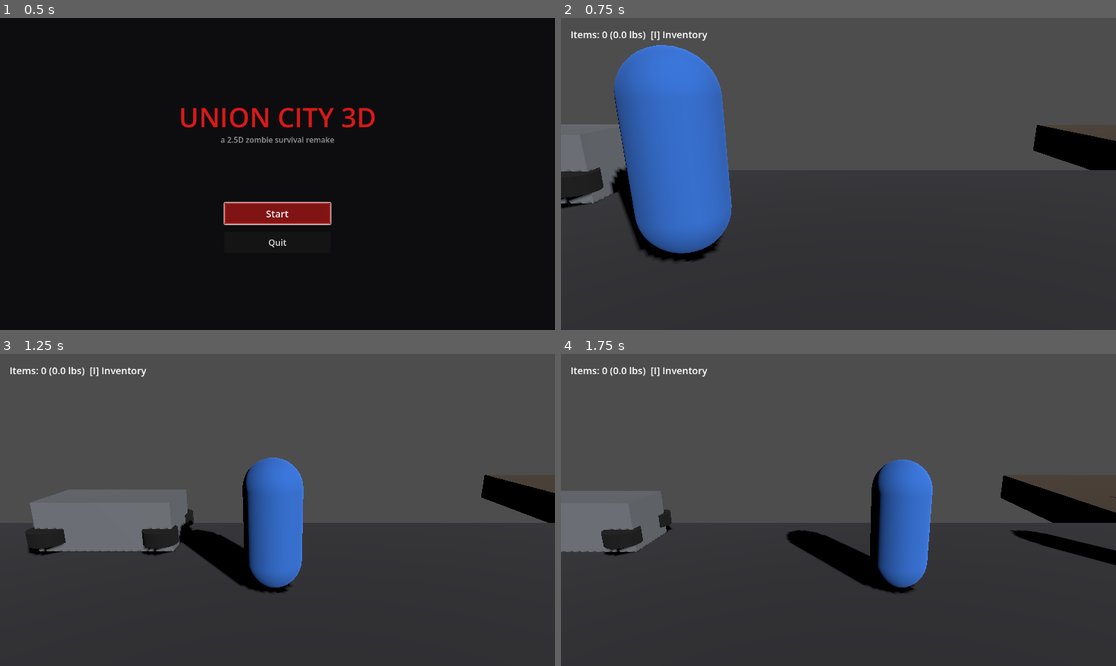
Above: before the commit, frames 1-4 (two rows, left to right).
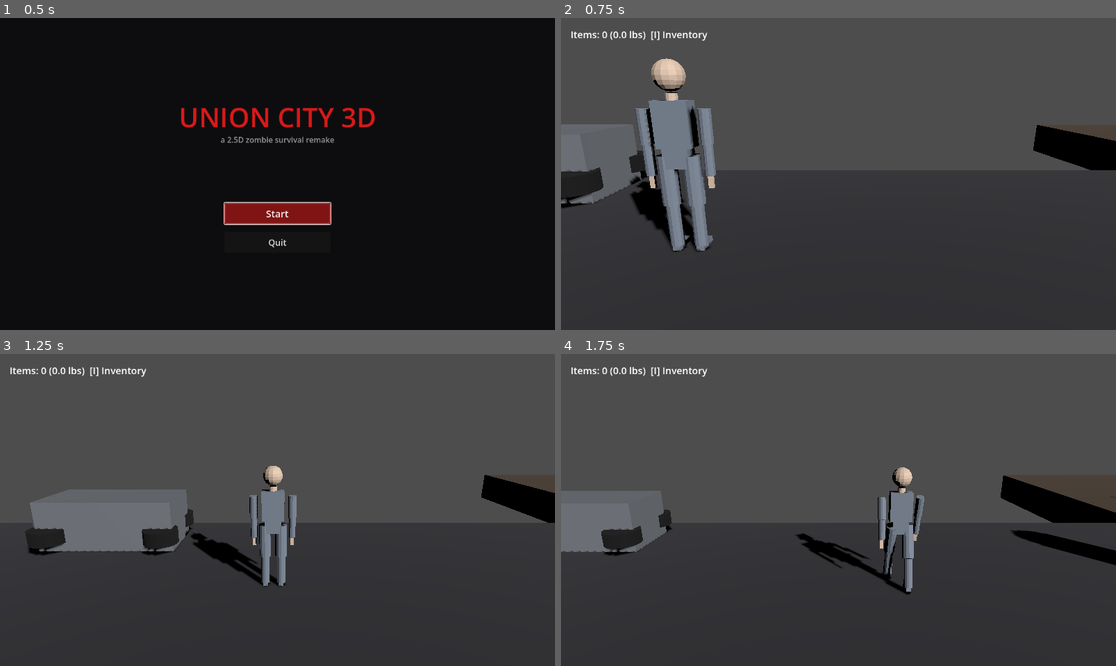
Above: after the commit, the same moments.

Repository: Natkiio/union-city-3d-remake
Game: Godot game, scene res://scenes/ui/main_menu.tscn
Same seed, same stepped clock (60 frames per second), same inputs: the game is played once before the commit and once after it.
Inputs (mouse positions are in pixels of both pictures, inside the frame that each line leads up to):
- Up to frame 1 (0.5 s): no input
- Up to frame 2 (0.75 s): click "Start" at 0.5 s
- Up to frame 3 (1.25 s): no input
- Up to frame 4 (1.75 s): tap Enter at 1.25 s; move the mouse to (960, 494) at 1.27 s; hold D (move_right) from 1.28 s (still down); tap Space (attack) at 1.35 s

Frame 1 is identical in both runs. In frame 2, 12% of the frame differs, in the area x 8-31%, y 8-79%; in frame 3, 4.8%; in frame 4, 4.8%.

Commit message:
Give the character Idle/Walk animations and put it on the player
Added two actions in Blender to male_basic.blend: Idle (a subtle
breathing sway on Chest/Head) and Walk (legs and arms swing on their
local X axis — confirmed empirically via a quick diagnostic script
that local-X is the forward/back swing axis for these vertical limb
bones, rather than guessing at Blender's bone-roll convention). Both
are just two opposite keyframed poses; in Godot they're set to
LOOP_PINGPONG at runtime, so they animate back and forth between the
poses rather than needing a perfectly seam-matched loop baked in
Blender — simpler and more robust than fighting action frame-range
export edge cases for a 'basic' rig.

player.tscn: replaced the placeholder capsule MeshInstance3D with an
instance of the rigged male_basic.glb, offset down 0.9m so its feet
(local y=0) line up with the bottom of the existing collision capsule
instead of floating.

player.gd: now looks up the AnimationPlayer inside the model
(find_child, so it doesn't depend on exact import nesting depth),
plays Idle by default, switches to Walk while actually moving and
back to Idle when stopped, and rotates the whole model (not a bare
mesh) to face movement direction as before.

Verified headless: confirmed the player's visual is the rigged
model (not the old capsule) with a real skinned mesh present,
AnimationPlayer starts on Idle with both animations set to
ping-pong, holding move_right switches to Walk and faces right
(rotation.y ~0), releasing returns to Idle, holding move_left
switches to Walk facing left (rotation.y ~PI). Also reran the
existing combat/damage regression and the house interior scene
(which also instances the player) — both still load and run with
zero errors.

Diff:
--- a/scenes/player/player.tscn
+++ b/scenes/player/player.tscn
@@ -1,17 +1,11 @@
-[gd_scene load_steps=5 format=3 uid="uid://d2b1c3e4player"]
+[gd_scene load_steps=4 format=3 uid="uid://d2b1c3e4player"]
 
 [ext_resource type="Script" path="res://scripts/player.gd" id="1"]
+[ext_resource type="PackedScene" uid="uid://dljol74prurap" path="res://assets/characters/male_basic.glb" id="2"]
 
 [sub_resource type="CapsuleShape3D" id="CapsuleShape3D_1"]
 radius = 0.4
 height = 1.8
-
-[sub_resource type="CapsuleMesh" id="CapsuleMesh_1"]
-radius = 0.4
-height = 1.8
-
-[sub_resource type="StandardMaterial3D" id="StandardMaterial3D_1"]
-albedo_color = Color(0.2, 0.45, 0.85, 1)
 
 [sub_resource type="BoxShape3D" id="BoxShape3D_1"]
 size = Vector3(1.2, 1.6, 1.0)
@@ -19,9 +13,8 @@
 [node name="Player" type="CharacterBody3D" groups=["player"]]
 script = ExtResource("1")
 
-[node name="MeshInstance3D" type="MeshInstance3D" parent="."]
-mesh = SubResource("CapsuleMesh_1")
-surface_material_override/0 = SubResource("StandardMaterial3D_1")
+[node name="Model" parent="." instance=ExtResource("2")]
+transform = Transform3D(1, 0, 0, 0, 1, 0, 0, 0, 1, 0, -0.9, 0)
 
 [node name="CollisionShape3D" type="CollisionShape3D" parent="."]
 shape = SubResource("CapsuleShape3D_1")
--- a/scripts/player.gd
+++ b/scripts/player.gd
@@ -15,12 +15,18 @@
 
 var facing_dir: float = 1.0
 
-@onready var mesh: MeshInstance3D = $MeshInstance3D
+@onready var model: Node3D = $Model
 @onready var attack_area: Area3D = $AttackArea
+@onready var anim_player: AnimationPlayer = model.find_child("AnimationPlayer", true, false)
 
 func _ready() -> void:
 	if GameState.has_pending_spawn:
 		global_position.x = GameState.consume_spawn()
+	if anim_player:
+		for anim_name in ["Idle", "Walk"]:
+			if anim_player.has_animation(anim_name):
+				anim_player.get_animation(anim_name).loop_mode = Animation.LOOP_PINGPONG
+		anim_player.play("Idle")
 
 func _physics_process(delta: float) -> void:
 	var input_dir := 0.0
@@ -38,8 +44,13 @@
 
 	if input_dir != 0.0:
 		facing_dir = sign(input_dir)
-		mesh.rotation.y = 0.0 if input_dir > 0.0 else PI
+		model.rotation.y = 0.0 if input_dir > 0.0 else PI
 		attack_area.position.x = 0.9 * facing_dir
+
+	if anim_player:
+		var desired := "Walk" if input_dir != 0.0 else "Idle"
+		if anim_player.current_animation != desired:
+			anim_player.play(desired)
 
 	attack_cooldown = max(0.0, attack_cooldown - delta)
 	if Input.is_action_just_pressed("attack") and attack_cooldown <= 0.0:
Binary file changed: assets/characters/male_basic.glb
Not shown, changed: blender_source/male_basic.blend
